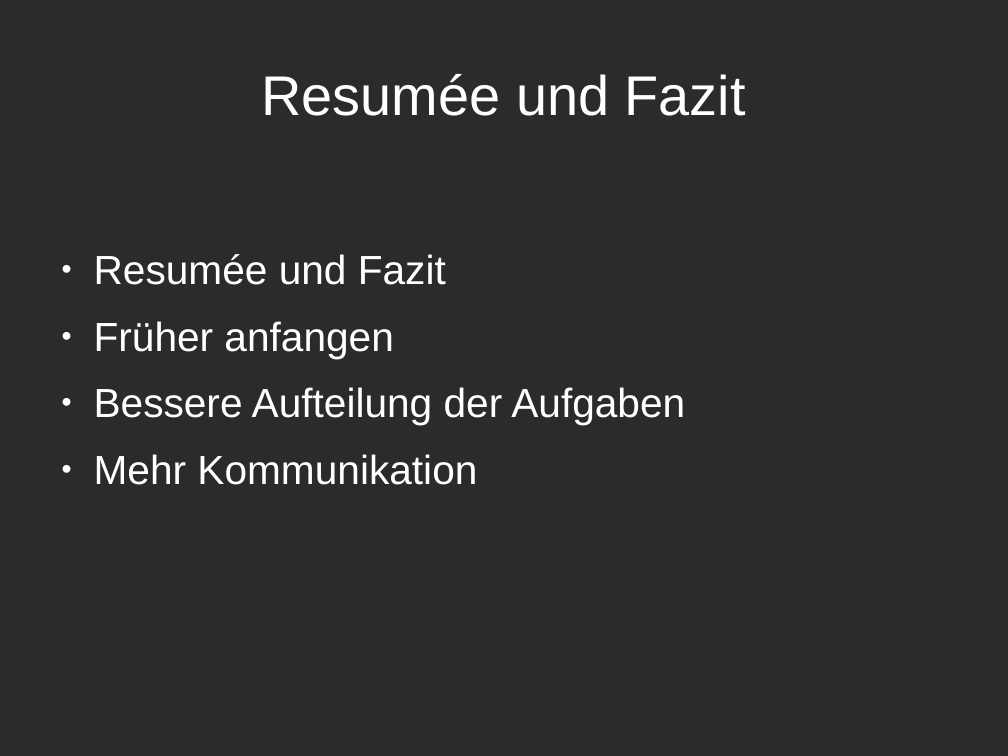
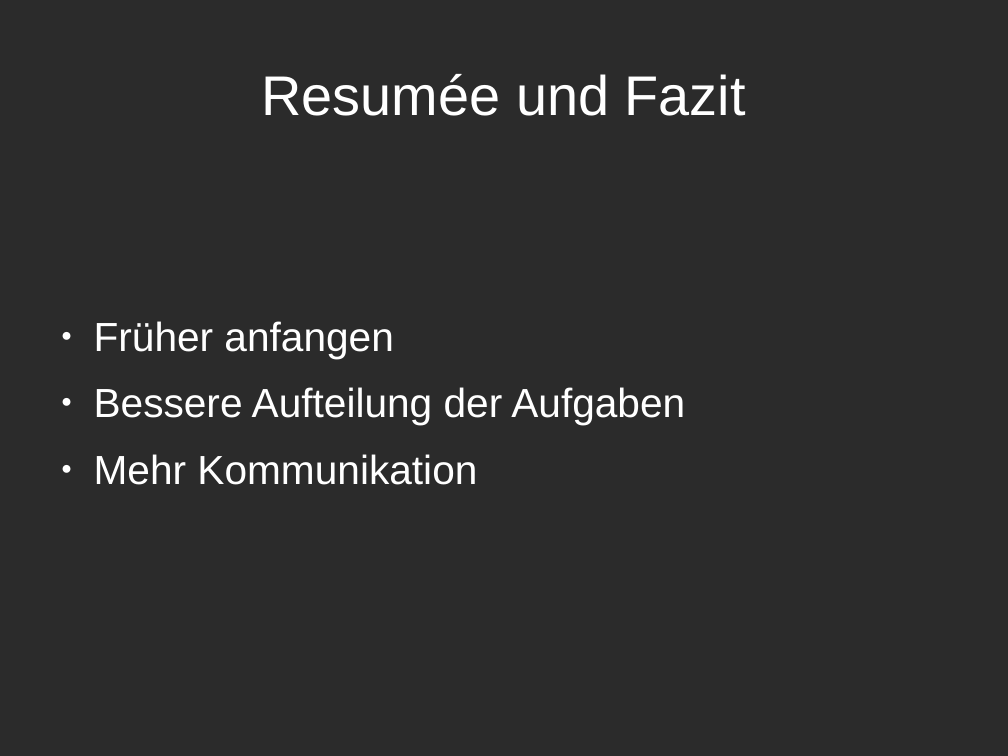
Before and after one commit to mksaf/EX-GSO-SE1, a slide deck: slide 6 of presentation.odp. Drawn at 1008x756 pixels with LibreOffice and Linux fonts; fonts in the diff are those of the drawing; background and template pictures are left out; a plain dark background stands for a picture behind light text. Boxes give left, top, right and bottom in pixels: in the first picture for what was removed or moved away, otherwise in the second. Text is boxed around its words. In the diff, an @@ line names an element or a change of style, - is before the commit and + after.

```diff
--- a/presentation.odp
+++ b/presentation.odp
@@ text at (x1=94, y1=254, x2=446, y2=285): paragraph removed @@
-● Resumée und Fazit
```
Also in this commit, not shown: 1 other slide changed.
